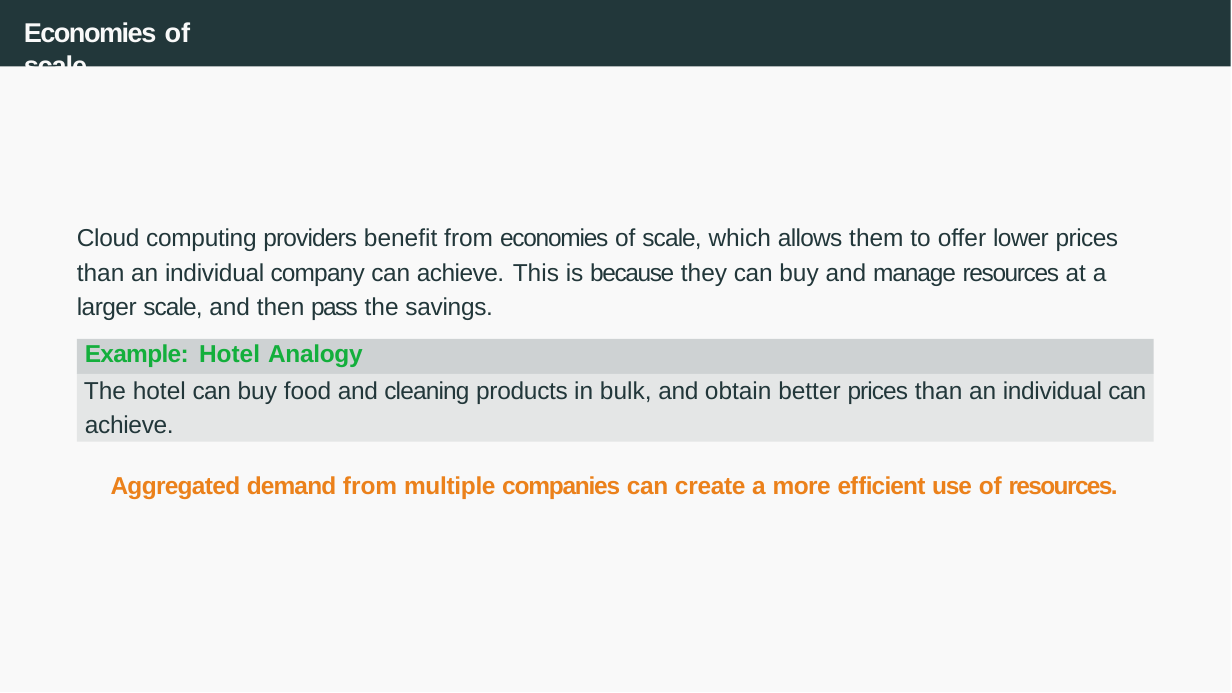
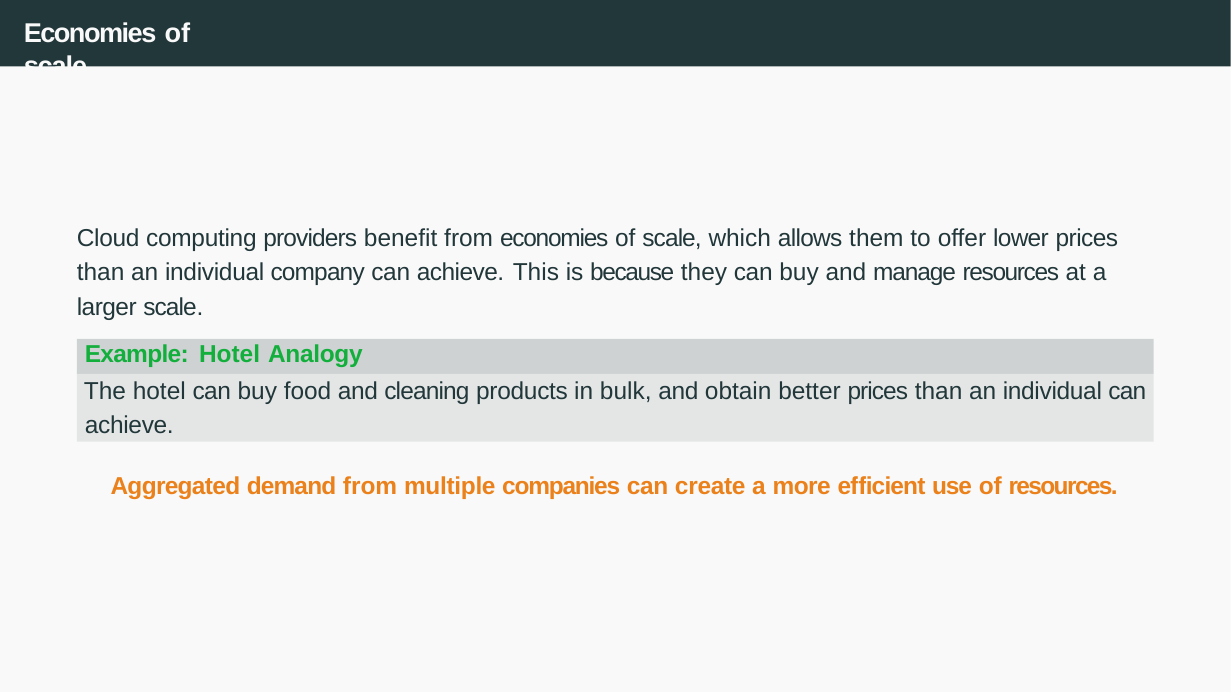
Before and after one commit to francescsolsonatehas/HPDCB, a slide deck: slide 22 of src/slides/Session 1 and 2 - Introduction to Cloud Computing + Github Pages-2026.pptx (slide 26 before the commit). Drawn at 1232x693 pixels with LibreOffice and Linux fonts; fonts in the diff are those of the drawing. Boxes give left, top, right and bottom in pixels: in the first picture for what was removed or moved away, otherwise in the second. Text is boxed around its words. In the diff, an @@ line names an element or a change of style, - is before the commit and + after.

```diff
--- a/src/slides/Session 1 and 2 - Introduction to Cloud Computing + Github Pages-2026.pptx
+++ b/src/slides/Session 1 and 2 - Introduction to Cloud Computing + Github Pages-2026.pptx
@@ text at (77, 228, 1119, 320): text changed @@
-Cloud computing providers benefit from economies of scale, which allows them to offer lower prices than an individual company can achieve. This is because they can buy and manage resources at a larger scale, and then pass the savings.
+Cloud computing providers benefit from economies of scale, which allows them to offer lower prices than an individual company can achieve. This is because they can buy and manage resources at a larger scale.
```
Also in this commit, not shown: 2 other slides changed, 5 slides removed, 3 other files.
